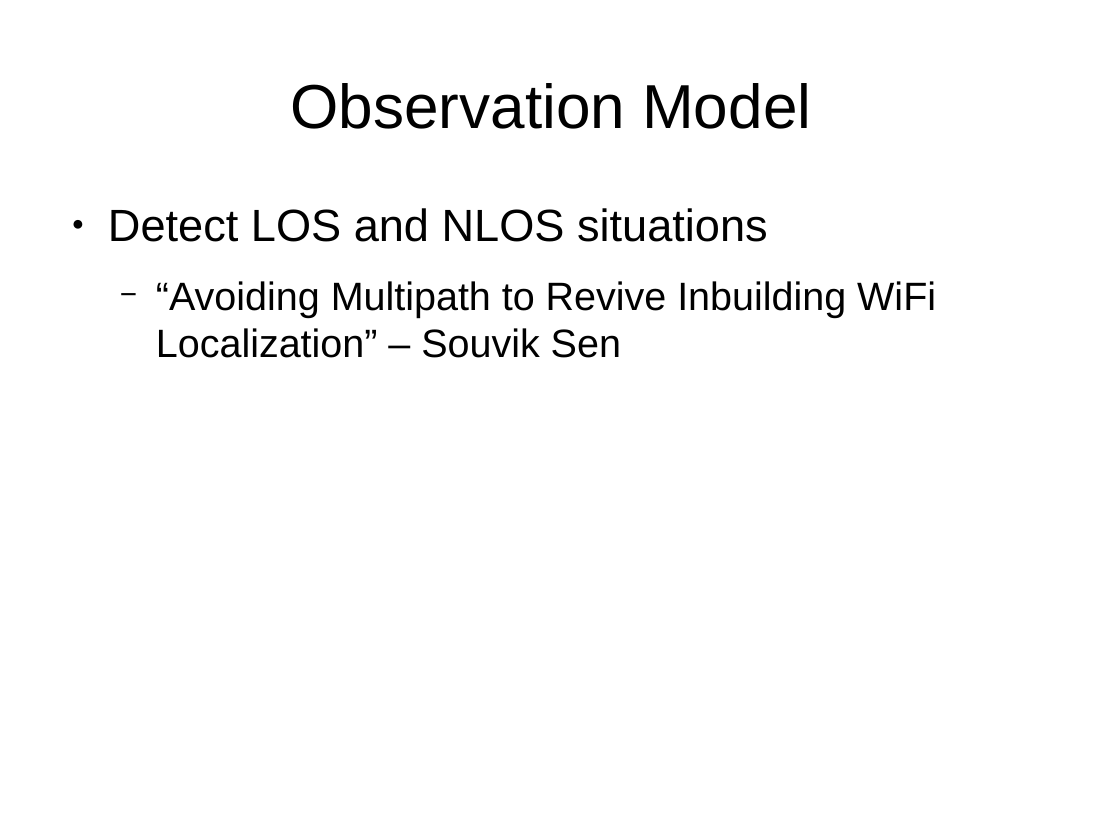
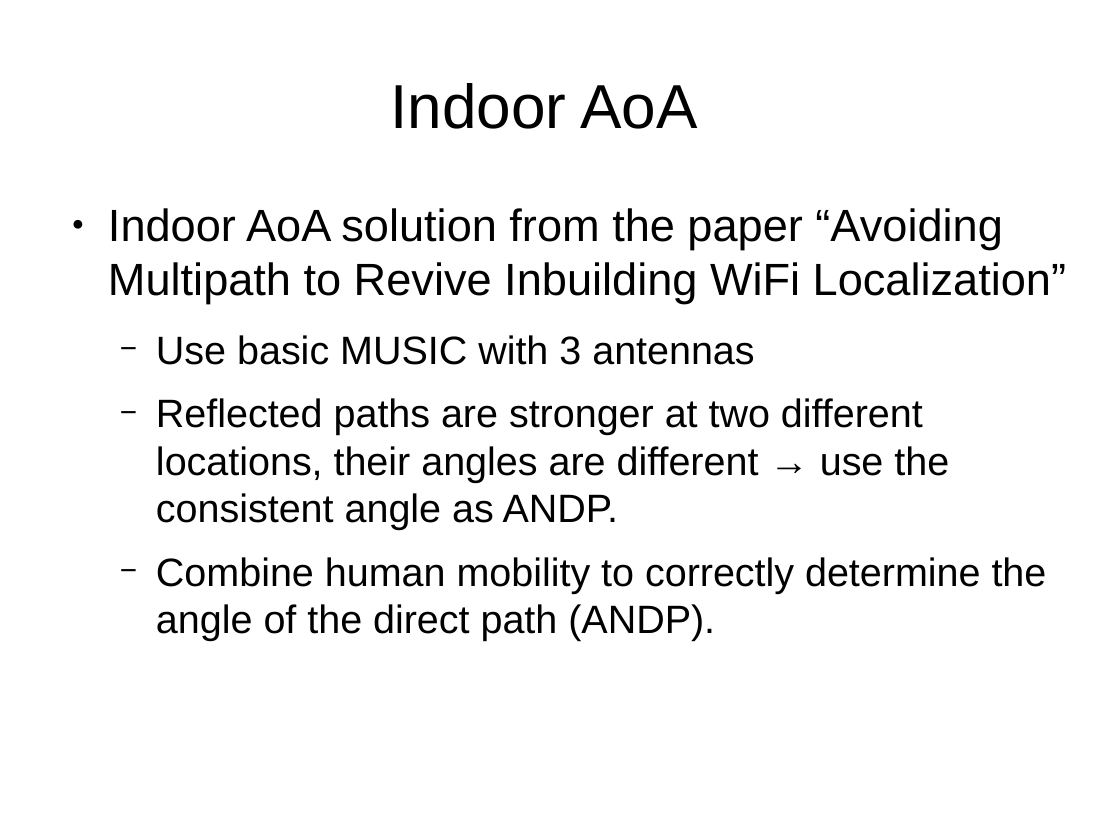
Before and after one commit to HSID/Localization, a slide deck: slide 23 of light-weight-indoor-localization.odp (slide 21 before the commit). Drawn at 1120x840 pixels with LibreOffice and Linux fonts; fonts in the diff are those of the drawing. Boxes give left, top, right and bottom in pixels: in the first picture for what was removed or moved away, otherwise in the second. Text is boxed around its words. In the diff, an @@ line names an element or a change of style, - is before the commit and + after.

```diff
--- a/light-weight-indoor-localization.odp
+++ b/light-weight-indoor-localization.odp
@@ title at [391,83,697,129]: text changed @@
-Observation Model
+Indoor AoA
@@ text at [108,208,1066,641]: text changed @@
-● Detect LOS and NLOS situations
-  − “Avoiding Multipath to Revive Inbuilding WiFi Localization” – Souvik Sen
+● Indoor AoA solution from the paper “Avoiding Multipath to Revive Inbuilding WiFi Localization”
+  − Use basic MUSIC with 3 antennas
+  − Reflected paths are stronger at two different locations, their angles are different → use the consistent angle as ANDP.
+  − Combine human mobility to correctly determine the angle of the direct path (ANDP).
```
Also in this commit, not shown: 1 other slide changed, 7 slides added, 1 slide removed.
